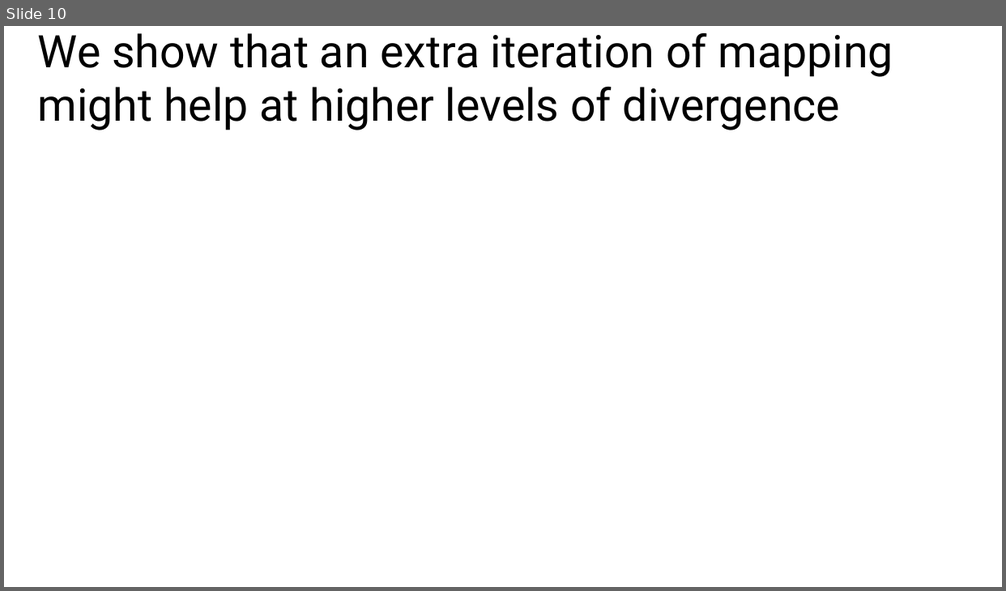
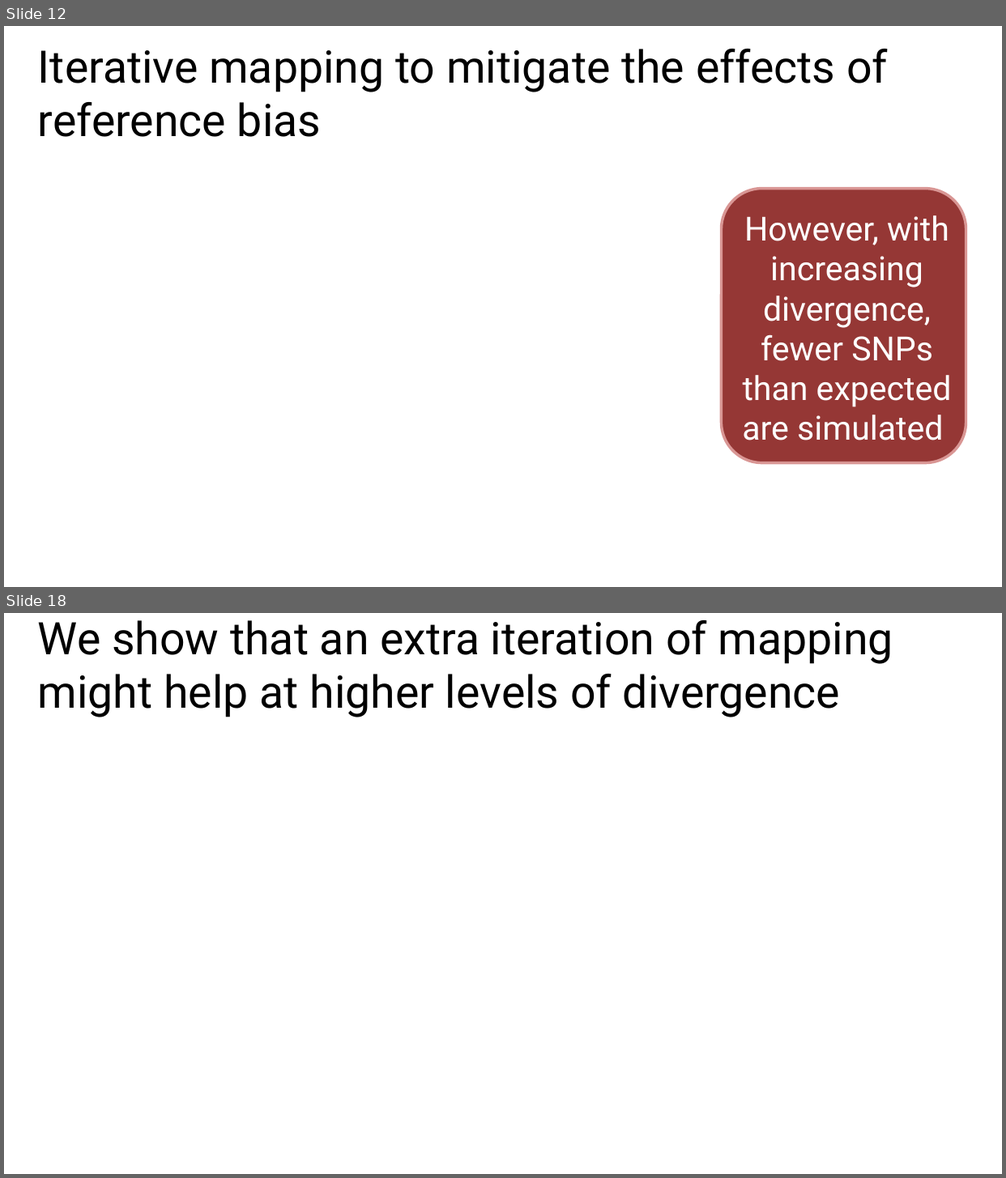
Before and after one commit to harvardinformatics/Mapping-simulations, a slide deck: evolution/Gregg-Thomas-2023-Evolution-notes.pptx. Shown one above the other, each under a label of ours: slide 10 before the commit, slides 12 and 18 after it; the slides between them are not shown. The pictures are 1006x591 and 1006x1178 pixels, drawn with LibreOffice and Linux fonts; fonts in the diff are those of the drawing. Boxes give left, top, right and bottom in pixels: in the first picture for what was removed or moved away, otherwise in the second. Text is boxed around its words. In the diff, an @@ line names an element or a change of style, - is before the commit and + after.

```diff
--- a/evolution/Gregg-Thomas-2023-Evolution-notes.pptx
+++ b/evolution/Gregg-Thomas-2023-Evolution-notes.pptx
@@ slide 12 added at (x1=4, y1=26, x2=1002, y2=587), background #FFFFFF @@
@@ title added at (x1=38, y1=49, x2=888, y2=137), 32.4 pt, text #000000 @@
+Iterative mapping to mitigate the effects of reference bias
@@ rounded rectangle added at (x1=722, y1=189, x2=966, y2=463), fill #953735, outline #D99694 2 pt @@
@@ text added at (x1=742, y1=216, x2=952, y2=441), 24 pt, text #FFFFFF @@
+However, with increasing divergence, fewer SNPs than expected are simulated
@@ what was slide 10 is now slide 18 @@
```
Also in this commit, not shown: 1 slide changed, 8 other slides added, 1 slide removed, 15 other files.
